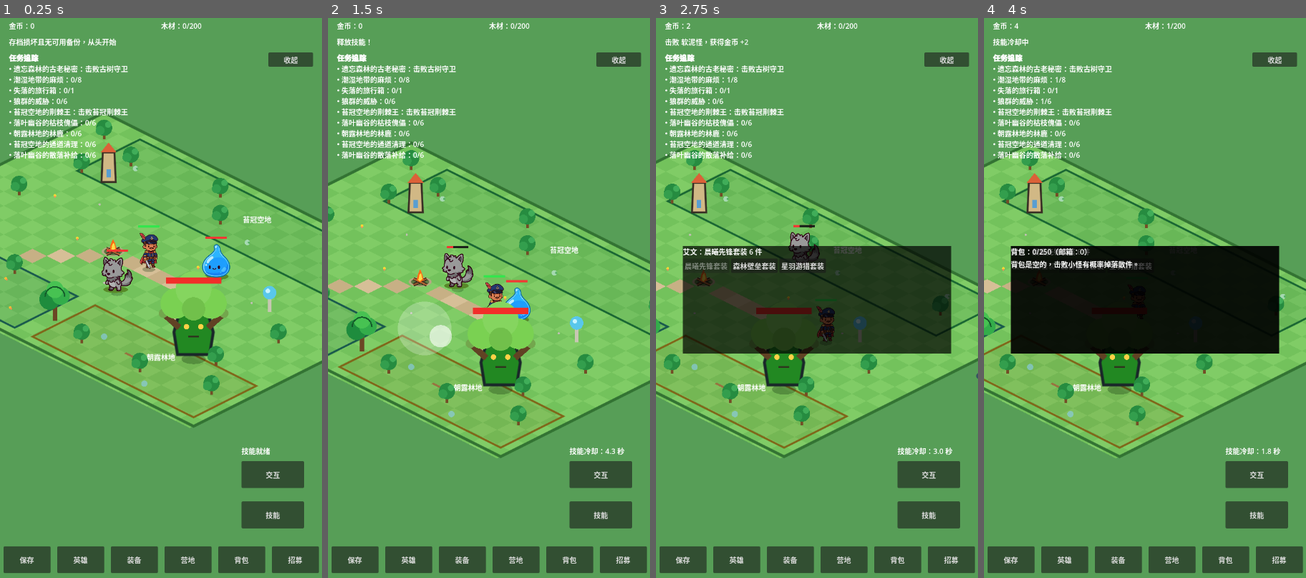
Above: before the commit, frames 1-4 (left to right).
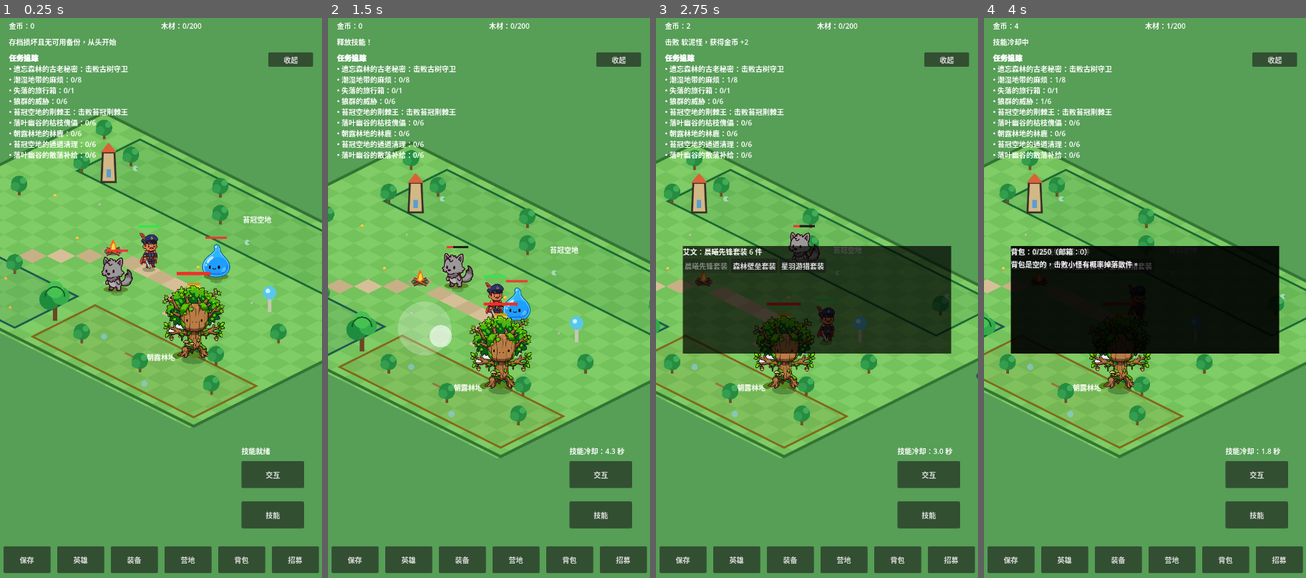
Above: after the commit, the same moments.

Repository: oneyi53/game
Game: Godot game, scene res://scenes/main.tscn
The game is run twice, just before and just after one commit, with the same random seed, the same clock (stepped at 60 frames per second) and the same inputs.
Inputs (mouse positions are in pixels of both pictures, inside the frame that each line leads up to):
- Up to frame 1 (0.25 s): no input
- Up to frame 2 (1.5 s): tap Enter at 0.5 s; move the mouse to (559, 270) at 0.52 s; hold Right (ui_right) 0.53-1.25 s; tap E at 0.6 s; click (559, 270) at 0.67 s; tap Space at 0.77 s; drag from (424, 326) to (598, 410) at 1.27 s
- Up to frame 3 (2.75 s): move the mouse to (849, 174) at 2.02 s; hold Right (ui_right) from 2.03 s (still down); tap Q at 2.1 s
- Up to frame 4 (4 s): release Right (ui_right) at 2.75 s; drag from (1128, 415) to (1048, 214) at 2.77 s; move the mouse to (1241, 387) at 3.52 s; hold Left (ui_left) from 3.53 s (still down); tap B at 3.6 s; tap Space at 3.77 s

The runs differ from the first frame. In frame 1, 2.3% of the frame differs, in the area x 49-71%, y 45-61%; in frame 2, 2.4%, in the area x 42-65%, y 50-67%; in frame 3, 1.8%; in frame 4, 0.9%.

Commit message:
Integrate Muse boss sprites and preserve projected telegraphs

Diff:
--- a/scripts/enemy/boss.gd
+++ b/scripts/enemy/boss.gd
@@ -2,6 +2,10 @@
 extends CharacterBody2D
 
 const WorldProjectionScript = preload("res://scripts/core/world_projection.gd")
+const BOSS_TEXTURES := {
+    "boss_tree": preload("res://assets/art-v1/sprites/bosses/boss_tree.png"),
+    "boss_thorn": preload("res://assets/art-v1/sprites/bosses/boss_thorn.png")
+}
 
 # Boss. Two phases: below half health it moves faster, hits harder
 # and telegraphs more often. Every telegraph shows a red ground circle
@@ -166,43 +170,22 @@
 func _draw() -> void:
     if dead:
         return
-    var offset: Vector2 = WorldProjectionScript.world_to_screen(global_position) - global_position
+    var projection_offset: Vector2 = WorldProjectionScript.world_to_screen(global_position) - global_position
     if telegraph_active:
-        # Match the projected footprint of a 95-unit logical circle.
-        draw_set_transform(offset, 0.0, Vector2(0.7071068, 0.3535534))
+        # Preserve the existing projected 95-unit attack warning.
+        draw_set_transform(projection_offset, 0.0, Vector2(0.7071068, 0.3535534))
         draw_circle(Vector2.ZERO, 95.0, Color(1.0, 0.0, 0.0, 0.22))
         draw_arc(Vector2.ZERO, 95.0, 0.0, TAU, 48, Color(1.0, 0.12, 0.12, 0.95), 3.0, true)
         for angle_step in range(8):
             var angle: float = TAU * float(angle_step) / 8.0
             draw_line(Vector2.ZERO, Vector2(cos(angle), sin(angle)) * 95.0, Color(1.0, 0.18, 0.18, 0.65), 1.5, true)
-    draw_set_transform(offset, 0.0, Vector2(1.0, 0.42))
+    draw_set_transform(projection_offset, 0.0, Vector2(1.0, 0.42))
     draw_circle(Vector2.ZERO, 27.0, Color(0.05, 0.18, 0.05, 0.3))
-    # Boss artwork is rendered at twice the ordinary hero scale.
-    # Gameplay coordinates, collision, reach and attack radii are untouched.
-    draw_set_transform(offset, 0.0, Vector2(2.0, 2.0))
-    var boss_body := PackedVector2Array([Vector2(-18.0, -5.0), Vector2(-22.0, -30.0), Vector2(-15.0, -55.0), Vector2(15.0, -55.0), Vector2(22.0, -30.0), Vector2(18.0, -5.0)])
-    draw_colored_polygon(boss_body, boss_color)
-    boss_body.append(boss_body[0])
-    draw_polyline(boss_body, Color(0.1, 0.15, 0.16), 2.0, true)
-    draw_line(Vector2(-16.0, -35.0), Vector2(-34.0, -51.0), Color(0.38, 0.26, 0.14), 7.0)
-    draw_line(Vector2(16.0, -35.0), Vector2(34.0, -51.0), Color(0.38, 0.26, 0.14), 7.0)
-    draw_circle(Vector2(-34.0, -51.0), 5.0, Color(0.45, 0.65, 0.3))
-    draw_circle(Vector2(34.0, -51.0), 5.0, Color(0.45, 0.65, 0.3))
-    var leaf: Color = Color(0.7, 1.0, 0.35) if phase >= 2 else Color(0.48, 0.82, 0.32)
-    if enemy_id == "boss_tree":
-        draw_circle(Vector2(-20.0, -62.0), 17.0, leaf)
-        draw_circle(Vector2(20.0, -62.0), 17.0, leaf)
-        draw_circle(Vector2(0.0, -78.0), 20.0, leaf.lightened(0.08))
-        draw_circle(Vector2(0.0, -56.0), 13.0, leaf.darkened(0.08))
-    elif enemy_id == "boss_thorn":
-        draw_colored_polygon(PackedVector2Array([Vector2(-30.0, -53.0), Vector2(-25.0, -76.0), Vector2(-14.0, -62.0), Vector2(0.0, -82.0), Vector2(14.0, -62.0), Vector2(25.0, -76.0), Vector2(30.0, -53.0)]), Color(0.24, 0.55, 0.3))
-        draw_line(Vector2(-22.0, -42.0), Vector2(-31.0, -55.0), Color(0.22, 0.48, 0.25), 4.0)
-        draw_line(Vector2(22.0, -42.0), Vector2(31.0, -55.0), Color(0.22, 0.48, 0.25), 4.0)
-        draw_circle(Vector2(-14.0, -62.0), 4.0, Color(0.65, 0.78, 0.38))
-        draw_circle(Vector2(14.0, -62.0), 4.0, Color(0.65, 0.78, 0.38))
-    draw_circle(Vector2(-8.0, -36.0), 3.0, Color(1.0, 0.82, 0.28))
-    draw_circle(Vector2(8.0, -36.0), 3.0, Color(1.0, 0.82, 0.28))
-    draw_line(Vector2(-6.0, -25.0), Vector2(6.0, -25.0), Color(0.18, 0.22, 0.12), 2.0)
-    draw_rect(Rect2(-31.0, -91.0, 62.0, 7.0), Color(0.08, 0.08, 0.08, 0.95))
-    var fill: float = 62.0 * float(hp) / float(max_hp) if max_hp > 0 else 0.0
-    draw_rect(Rect2(-31.0, -91.0, fill, 7.0), Color(0.95, 0.18, 0.16))
+    draw_set_transform(projection_offset)
+    var boss_texture: Texture2D = BOSS_TEXTURES.get(enemy_id)
+    if boss_texture != null:
+        # 1024px canvas, foot anchor (512, 960), displayed at 192px high.
+        draw_texture_rect(boss_texture, Rect2(-96.0, -180.0, 192.0, 192.0), false)
+    draw_rect(Rect2(-38.0, -194.0, 76.0, 7.0), Color(0.08, 0.08, 0.08, 0.95))
+    var fill: float = 76.0 * float(hp) / float(max_hp) if max_hp > 0 else 0.0
+    draw_rect(Rect2(-38.0, -194.0, fill, 7.0), Color(0.95, 0.18, 0.16))
